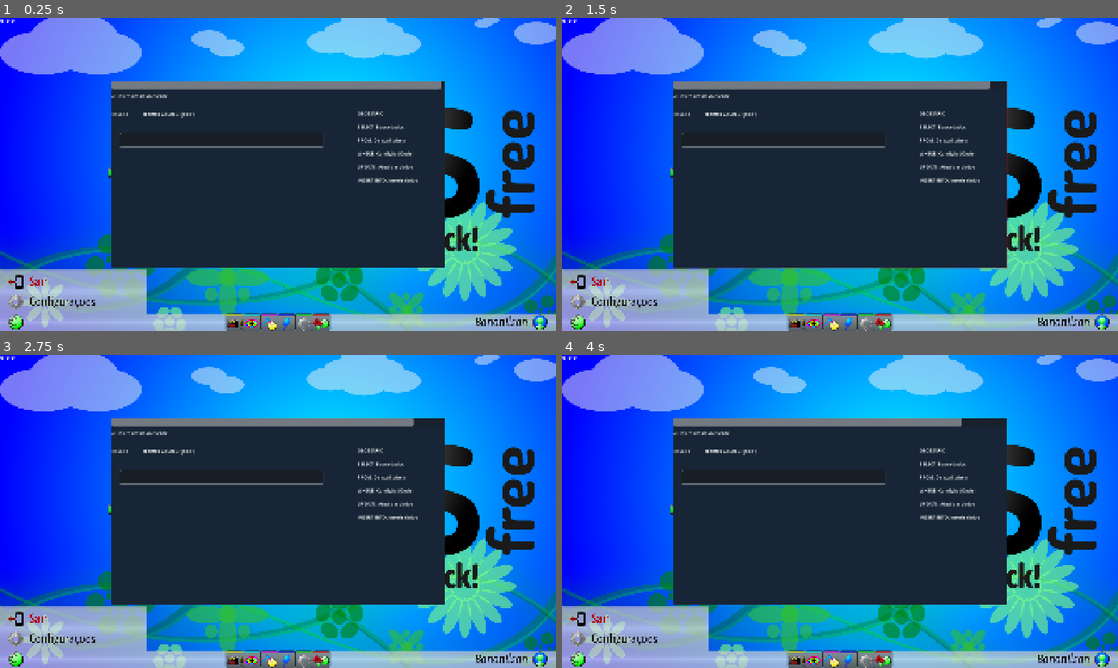
Above: before the commit, frames 1-4 (two rows, left to right).
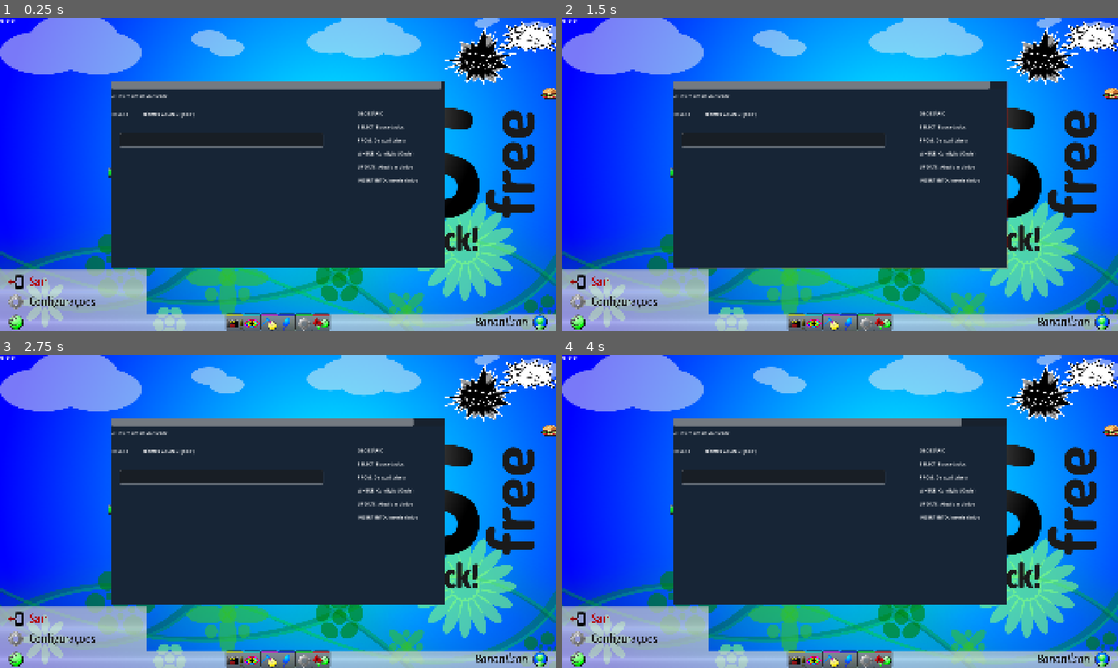
Above: after the commit, the same moments.

Repository: Flip-Berg/Ext2-project
Game: Godot game, scene res://PopUps_logic/GameScene.tscn
Same seed, same stepped clock (60 frames per second), same inputs: the game is played once before the commit and once after it. This scene is started directly instead of the project's main scene.
Inputs (mouse positions are in pixels of both pictures, inside the frame that each line leads up to):
- Up to frame 1 (0.25 s): no input
- Up to frame 2 (1.5 s): click (784, 140) at 0.52 s; type "12" at 0.6 s; tap Enter at 1.25 s; move the mouse to (962, 158) at 1.27 s; click (962, 158) at 1.42 s
- Up to frame 3 (2.75 s): drag from (166, 527) to (250, 574) at 2.02 s
- Up to frame 4 (4 s): tap Space at 2.75 s; move the mouse to (895, 442) at 2.77 s; click (895, 442) at 2.92 s; tap Enter at 3.5 s; drag from (812, 574) to (673, 464) at 3.52 s

The runs differ from the first frame. In frame 1, 1.8% of the frame differs, in the area x 80-100%, y 1-26%; in frame 2, 1.8%; in frame 3, 1.8%; in frame 4, 1.8%.

Commit message:
demo implementation of the pet and the food

Diff:
--- /dev/null
+++ b/PET/pet/PET.tscn
@@ -0,0 +1,35 @@
+[gd_scene format=3 uid="uid://csa024myscaoq"]
+
+[ext_resource type="Script" uid="uid://cldyiklo7i6bu" path="res://PET/pet/pet.gd" id="1_jatmv"]
+[ext_resource type="Texture2D" uid="uid://vfyw63so83lq" path="res://PET/sprites/kiki_1.png" id="1_t6svn"]
+[ext_resource type="Texture2D" uid="uid://62cuowbe3xkq" path="res://PET/sprites/kiki_2_com_balao.png" id="2_2h66o"]
+[ext_resource type="Texture2D" uid="uid://dl1sofsok8kgg" path="res://PET/sprites/kiki_3_com_balao.png" id="3_jqbgo"]
+[ext_resource type="PackedScene" uid="uid://c4brux1e18y0h" path="res://PET/pet/food.tscn" id="5_2h66o"]
+
+[sub_resource type="RectangleShape2D" id="RectangleShape2D_wjo2h"]
+size = Vector2(326, 303)
+
+[node name="Pet" type="Node2D" unique_id=209653308]
+script = ExtResource("1_jatmv")
+sprite_sleeping = ExtResource("2_2h66o")
+sprite_awake = ExtResource("3_jqbgo")
+sprite_damage = ExtResource("1_t6svn")
+
+[node name="PetSprite" type="Sprite2D" parent="." unique_id=487522264]
+scale = Vector2(0.6442105, 0.54782605)
+texture = ExtResource("2_2h66o")
+
+[node name="FeedingZone" type="Area2D" parent="." unique_id=332534744]
+
+[node name="CollisionShape2D" type="CollisionShape2D" parent="FeedingZone" unique_id=622270695]
+position = Vector2(-19, 6)
+shape = SubResource("RectangleShape2D_wjo2h")
+
+[node name="WakeTimer" type="Timer" parent="." unique_id=1555601239]
+
+[node name="FeedTimer" type="Timer" parent="." unique_id=635509931]
+
+[node name="DamageTimer" type="Timer" parent="." unique_id=1658706959]
+
+[node name="Food" parent="." unique_id=1432356105 instance=ExtResource("5_2h66o")]
+position = Vector2(177, 139)
--- /dev/null
+++ b/PET/pet/food.gd
@@ -0,0 +1,67 @@
+class_name Food
+extends Area2D
+
+signal dropped
+
+@export var drag_z_index: int = 100
+@export var return_duration: float = 0.15
+
+var _draggable: bool = false
+var _dragging: bool = false
+var _grab_offset: Vector2 = Vector2.ZERO
+var _home_position: Vector2
+var _original_z_index: int
+var _return_tween: Tween
+
+
+func _ready() -> void:
+	input_pickable = true
+	_home_position = position
+	_original_z_index = z_index
+
+func _process(_delta: float) -> void:
+	if _dragging:
+		global_position = get_global_mouse_position() + _grab_offset
+
+func _input_event(_viewport: Viewport, event: InputEvent, _shape_idx: int) -> void:
+	if not _draggable or _dragging:
+		return
+	if event is InputEventMouseButton \
+			and event.button_index == MOUSE_BUTTON_LEFT \
+			and event.pressed:
+		_start_drag()
+
+func _input(event: InputEvent) -> void:
+	if not _dragging:
+		return
+	if event is InputEventMouseButton \
+			and event.button_index == MOUSE_BUTTON_LEFT \
+			and not event.pressed:
+		_dragging = false
+		z_index = _original_z_index
+		dropped.emit()
+
+func set_draggable(value: bool) -> void:
+	_draggable = value
+	if not value and _dragging:
+		_dragging = false
+		z_index = _original_z_index
+		return_home()
+
+
+func return_home() -> void:
+	_kill_return_tween()
+	_return_tween = create_tween()
+	_return_tween.tween_property(self, "position", _home_position, return_duration)
+
+
+func _start_drag() -> void:
+	_kill_return_tween()
+	_dragging = true
+	_grab_offset = global_position - get_global_mouse_position()
+	z_index = drag_z_index
+
+
+func _kill_return_tween() -> void:
+	if _return_tween and _return_tween.is_valid():
+		_return_tween.kill()
--- /dev/null
+++ b/PET/pet/food.tscn
@@ -0,0 +1,18 @@
+[gd_scene format=3 uid="uid://c4brux1e18y0h"]
+
+[ext_resource type="Texture2D" uid="uid://d00ddedy70b5u" path="res://PET/sprites/dish-hamburger-stacked-bun-meat-lettuce_20260217_095537.png" id="1_es1dl"]
+[ext_resource type="Script" uid="uid://dcdmqopfx177t" path="res://PET/pet/food.gd" id="1_wjo2h"]
+
+[sub_resource type="RectangleShape2D" id="RectangleShape2D_qb8ss"]
+size = Vector2(59, 42)
+
+[node name="Food" type="Area2D" unique_id=1432356105]
+script = ExtResource("1_wjo2h")
+
+[node name="Sprite2D" type="Sprite2D" parent="." unique_id=2100240291]
+scale = Vector2(0.33, 0.29500005)
+texture = ExtResource("1_es1dl")
+
+[node name="CollisionShape2D" type="CollisionShape2D" parent="." unique_id=657547718]
+position = Vector2(-0.5, 0)
+shape = SubResource("RectangleShape2D_qb8ss")
--- /dev/null
+++ b/PET/pet/pet.gd
@@ -0,0 +1,85 @@
+class_name PetController
+extends Node2D
+
+signal feeding_missed
+signal fed
+
+enum State {SLEEPING, AWAKE, STARVED}
+@export_group("sprites")
+@export var sprite_sleeping: Texture2D
+@export var sprite_awake: Texture2D
+@export var sprite_damage: Texture2D
+
+@export_group("Timers")
+@export var min_sleeping= 8.0
+@export var max_sleeping= 20.0
+# Penis
+@export var penis= 5.0
+@export var damage_time=3.0
+
+var state: State= State.SLEEPING
+
+@onready var wake_timer: Timer = $WakeTimer
+@onready var feed_timer: Timer = $FeedTimer
+@onready var food: Food = $Food
+@onready var damage_timer: Timer = $DamageTimer
+@onready var pet: Sprite2D = $PetSprite
+@onready var feeding_zone:  = $FeedingZone
+
+func _ready() -> void:
+	for timer in [wake_timer, feed_timer, damage_timer]:
+		timer.one_shot = true
+
+	wake_timer.timeout.connect(_on_wake_timer_timeout)
+	feed_timer.timeout.connect(_on_feeding_timer_timeout)
+	damage_timer.timeout.connect(_on_damage_timer_timeout)
+	food.dropped.connect(_on_food_dropped)
+
+	_enter_sleeping()
+
+
+func stop() -> void:
+	wake_timer.stop()
+	feed_timer.stop()
+	damage_timer.stop()
+	food.set_draggable(false)
+
+func _enter_awake() -> void:
+	state= State.AWAKE
+	pet.texture= sprite_awake
+	food.set_draggable(true)
+	feed_timer.start(penis)
+
+func _enter_sleeping() -> void:
+	state= State.SLEEPING
+	pet.texture= sprite_sleeping
+	food.set_draggable(false)
+	wake_timer.start(randf_range(min_sleeping, max_sleeping))
+
+func _enter_starved() -> void:
+	state= State.STARVED
+	pet.texture= sprite_damage
+	food.set_draggable(false)
+	damage_timer.start(damage_time)
+	feeding_missed.emit()
+
+func _on_food_dropped() ->void:
+	if state == State.AWAKE and feeding_zone.overlaps_area(food):
+		feed_timer.stop()
+		food.return_home()
+		fed.emit()
+		_enter_sleeping()
+	else:
+		food.return_home()
+
+
+func _on_wake_timer_timeout() -> void:
+	_enter_awake()
+
+
+func _on_feeding_timer_timeout() -> void:
+	_enter_starved()
+
+
+func _on_damage_timer_timeout() -> void:
+	_enter_sleeping()
--- a/PopUps_logic/GameScene.tscn
+++ b/PopUps_logic/GameScene.tscn
@@ -1,6 +1,7 @@
 [gd_scene format=3 uid="uid://bdyhkxah8gcum"]
 
 [ext_resource type="Texture2D" uid="uid://cyby4urpnjxkl" path="res://PopUps_logic/sprites/biOS UI.png" id="1_klbds"]
+[ext_resource type="Script" uid="uid://rhnsursuoa2c" path="res://PopUps_logic/game_scene.gd" id="1_pd3fg"]
 [ext_resource type="PackedScene" uid="uid://cpne21pgva434" path="res://PopUps_logic/ManagerPop.tscn" id="2_ii616"]
 [ext_resource type="Script" uid="uid://b4j8hq1a8f11v" path="res://PopUps_logic/manager_pop.gd" id="3_v1b0s"]
 [ext_resource type="PackedScene" uid="uid://bikkxhiyocwkv" path="res://PopUps_logic/PopEstatico.tscn" id="4_pd3fg"]
@@ -9,8 +10,10 @@
 [ext_resource type="Script" uid="uid://ckivevl72rm66" path="res://PopUps_logic/life_manager.gd" id="7_kbmgc"]
 [ext_resource type="Script" uid="uid://6bmtgqt03i2m" path="res://PopUps_logic/hud.gd" id="8_uhh3t"]
 [ext_resource type="PackedScene" uid="uid://dnwme4fh6qy43" path="res://hyper-dopaminer/minigame_query.tscn" id="9_ii616"]
+[ext_resource type="PackedScene" uid="uid://csa024myscaoq" path="res://PET/pet/PET.tscn" id="11_6nid3"]
 
 [node name="main" type="Node2D" unique_id=551109903]
+script = ExtResource("1_pd3fg")
 
 [node name="TextureRect" type="TextureRect" parent="." unique_id=342040004]
 z_index = -1
@@ -41,3 +44,6 @@
 offset_top = 218.0
 offset_right = 385.0
 offset_bottom = 218.0
+
+[node name="Pet" parent="." unique_id=209653308 instance=ExtResource("11_6nid3")]
+position = Vector2(1723, 121)
--- /dev/null
+++ b/PopUps_logic/game_scene.gd
@@ -0,0 +1,12 @@
+extends Node2D
+
+@onready var life_manager = $LifeManager
+@onready var pet: PetController = $Pet
+
+
+func _ready() -> void:
+	pet.feeding_missed.connect(_on_pet_feeding_missed)
+
+
+func _on_pet_feeding_missed() -> void:
+	life_manager.lose_life()
Not shown, added: PET/pet/food.gd.uid
Not shown, added: PET/pet/pet.gd.uid
Binary file added: PET/sprites/dish-hamburger-stacked-bun-meat-lettuce_20260217_095537.png
Not shown, added: PET/sprites/dish-hamburger-stacked-bun-meat-lettuce_20260217_095537.png.import
Binary file added: PET/sprites/kiki_1.png
Not shown, added: PET/sprites/kiki_1.png.import
Binary file added: PET/sprites/kiki_2_com_balao.png
Not shown, added: PET/sprites/kiki_2_com_balao.png.import
Binary file added: PET/sprites/kiki_3_com_balao.png
Not shown, added: PET/sprites/kiki_3_com_balao.png.import
Not shown, added: PopUps_logic/game_scene.gd.uid
Not shown, removed: README.md
(and 3 more such lines)
